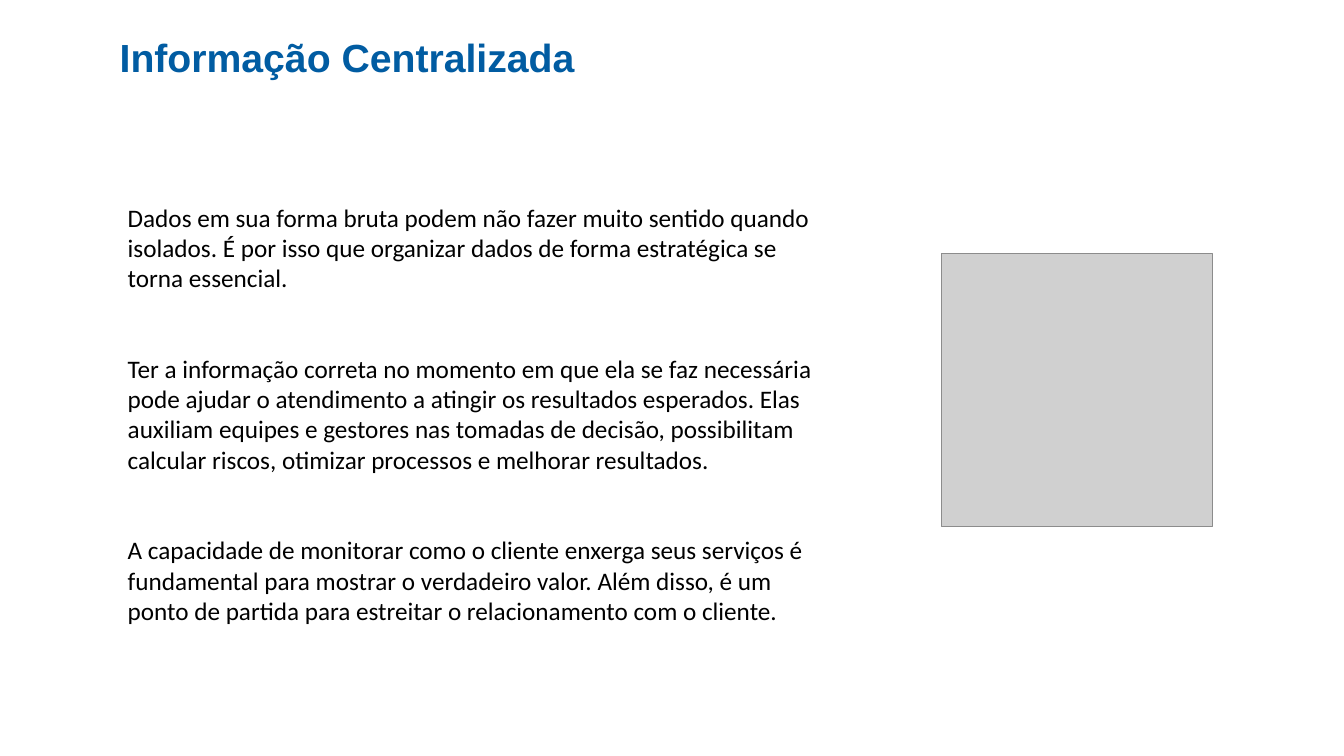
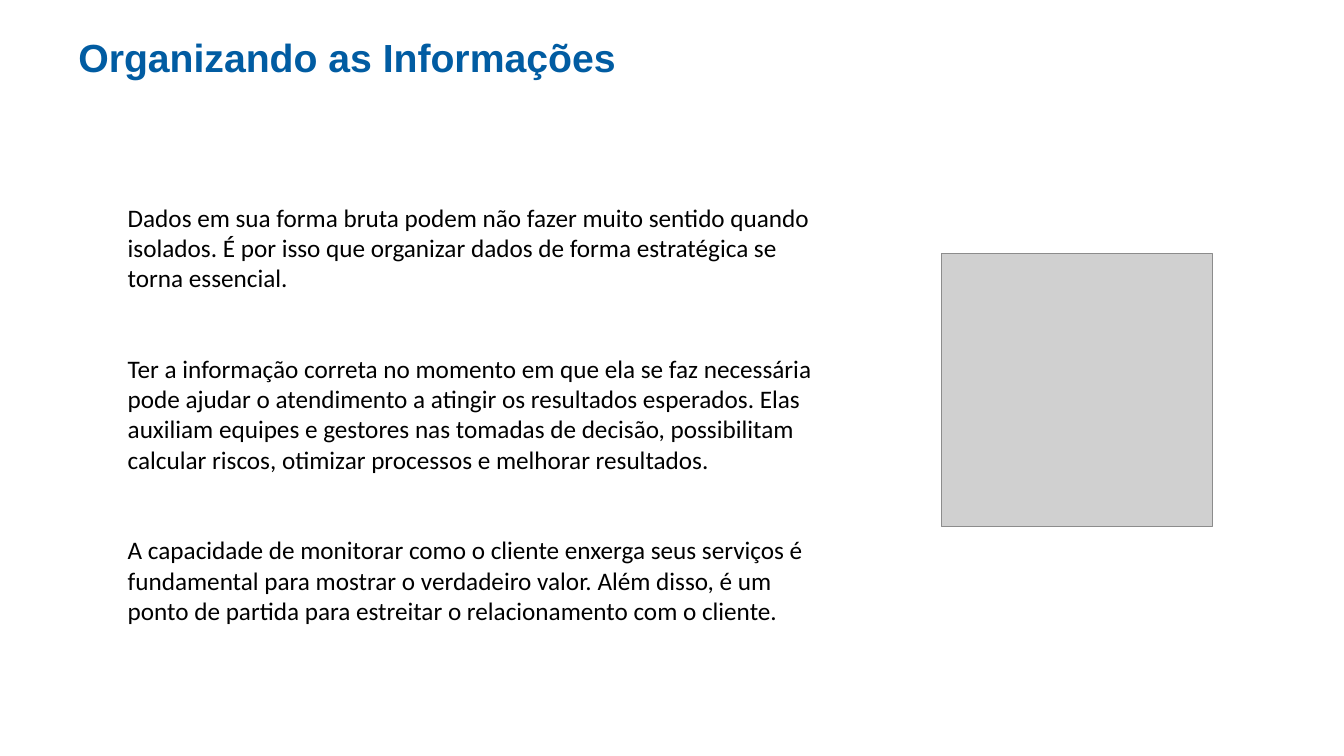
Before and after one commit to cezarnk/projetos, a slide deck: slide 2 of Apresentação Cesup Rede/Projeto 2.pptx. Drawn at 1344x756 pixels with LibreOffice and Linux fonts; fonts in the diff are those of the drawing; grey boxes stand for pictures; background and template pictures are left out. Boxes give left, top, right and bottom in pixels: in the first picture for what was removed or moved away, otherwise in the second. Text is boxed around its words. In the diff, an @@ line names an element or a change of style, - is before the commit and + after.

```diff
--- a/Apresentação Cesup Rede/Projeto 2.pptx
+++ b/Apresentação Cesup Rede/Projeto 2.pptx
@@ text at [78,43,616,80]: text changed @@
-Informação Centralizada
+Organizando as Informações
```
Also in this commit, not shown: 3 other slides changed, 4 other files.
